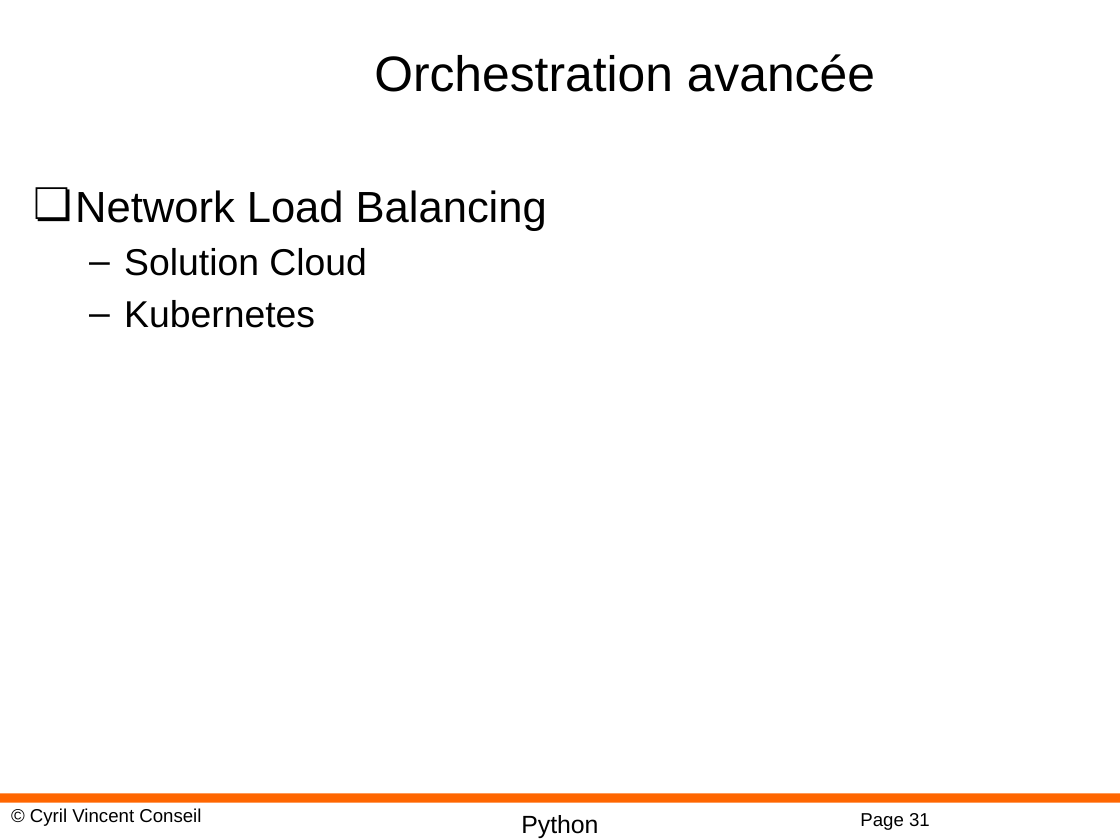
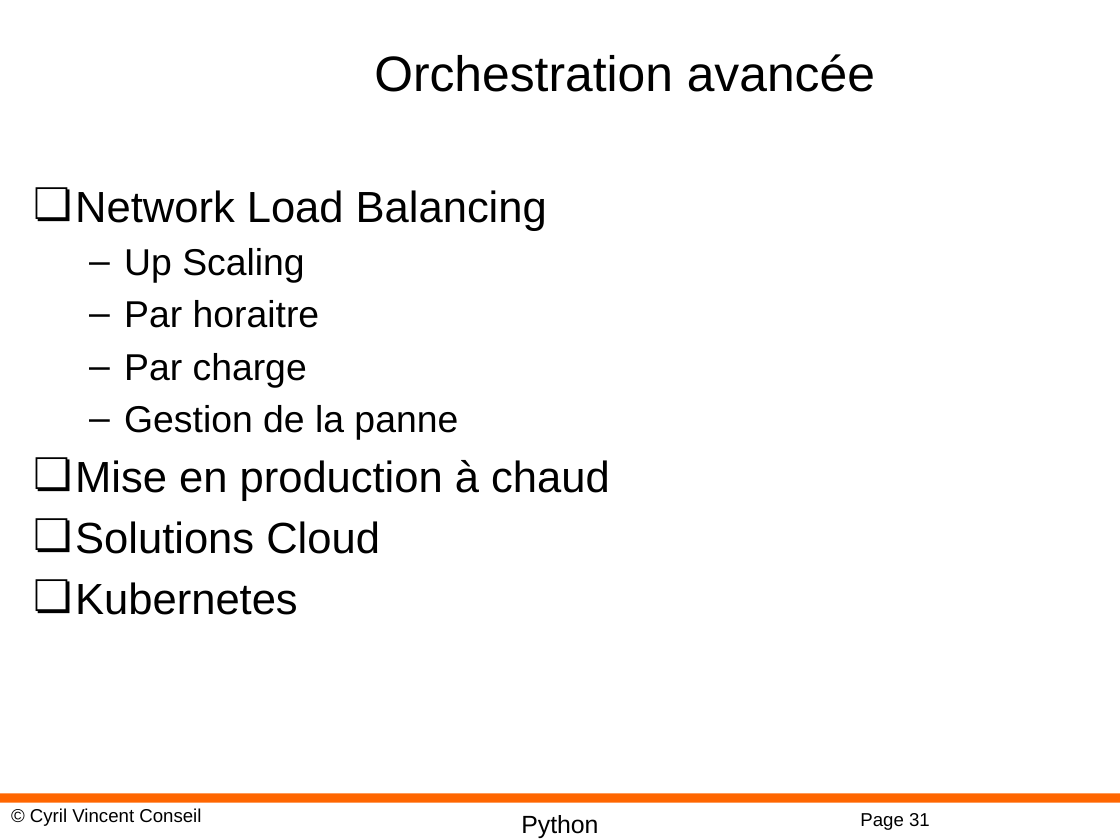
Before and after one commit to cyrilvincent/mlops, a slide deck: slide 31 of ppt/MLOps09-Container.pptx. Drawn at 1120x840 pixels with LibreOffice and Linux fonts; fonts in the diff are those of the drawing; background and template pictures are left out. Boxes give left, top, right and bottom in pixels: in the first picture for what was removed or moved away, otherwise in the second. Text is boxed around its words. In the diff, an @@ line names an element or a change of style, - is before the commit and + after.

```diff
--- a/ppt/MLOps09-Container.pptx
+++ b/ppt/MLOps09-Container.pptx
@@ text at box(75, 248, 610, 554): text changed @@
-  – Solution Cloud
+  – Up Scaling
+  – Par horaitre
+  – Par charge
+  – Gestion de la panne
+❏ Mise en production à chaud
+❏ Solutions Cloud
@@ text at box(75, 582, 298, 615): size 24 to 28 pt in "Kubernetes"; bullet – to ❏; list level 2 to 1 in "Kubernetes" @@
```
Also in this commit, not shown: 8 other files.
